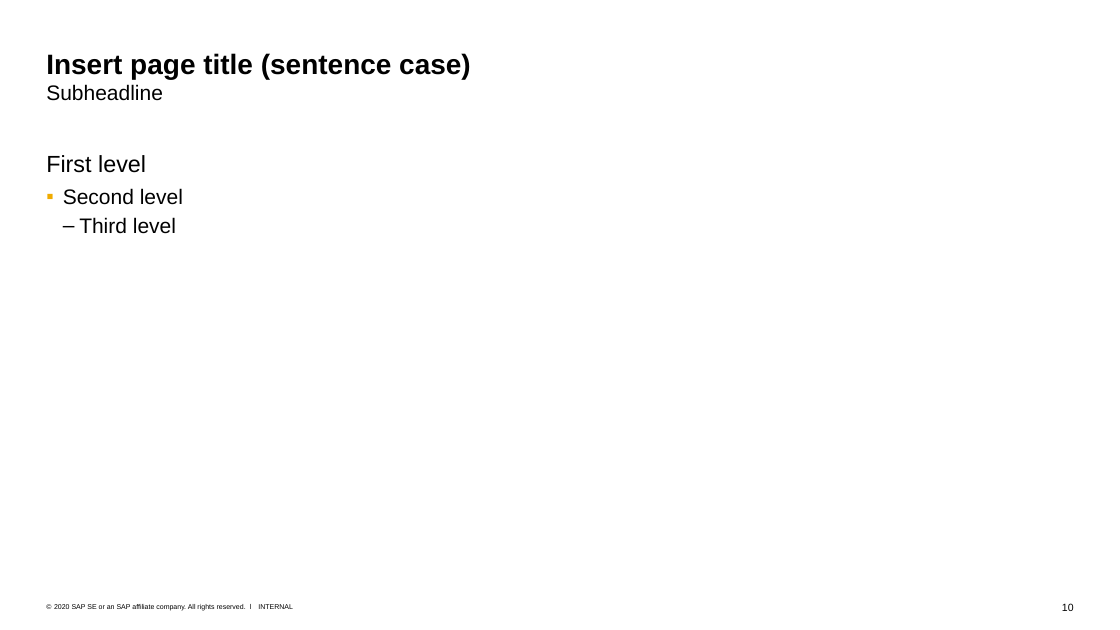
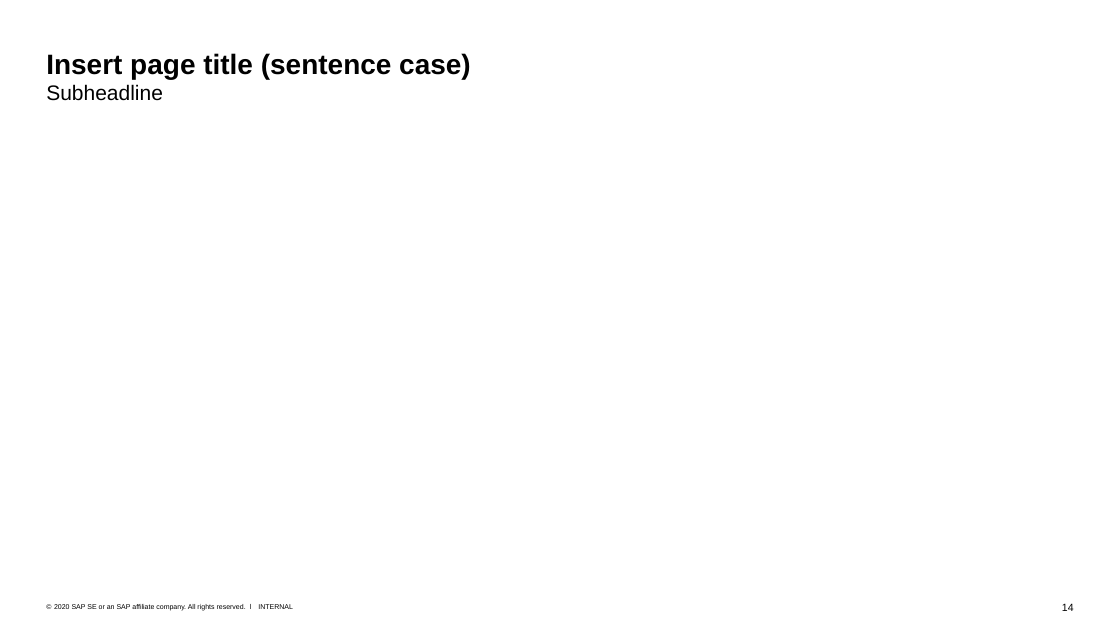
Before and after one commit to Voidkai/Survey_on_NoSQL, a slide deck: slide 14 of NoSQL/The_Survey_On_Neo4j.pptx (slide 10 before the commit). Drawn at 1120x630 pixels with LibreOffice and Linux fonts; fonts in the diff are those of the drawing. Boxes give left, top, right and bottom in pixels: in the first picture for what was removed or moved away, otherwise in the second. Text is boxed around its words. In the diff, an @@ line names an element or a change of style, - is before the commit and + after.

Commit message:
Updated

```diff
--- a/NoSQL/The_Survey_On_Neo4j.pptx
+++ b/NoSQL/The_Survey_On_Neo4j.pptx
@@ text removed at box(46, 155, 183, 234) @@
-First level
-  ▪ Second level
-    – Third level
@@ page number at box(1062, 603, 1074, 611): text changed @@
-10
+14
```
Also in this commit, not shown: 1 other slide changed, 3 slides added.
